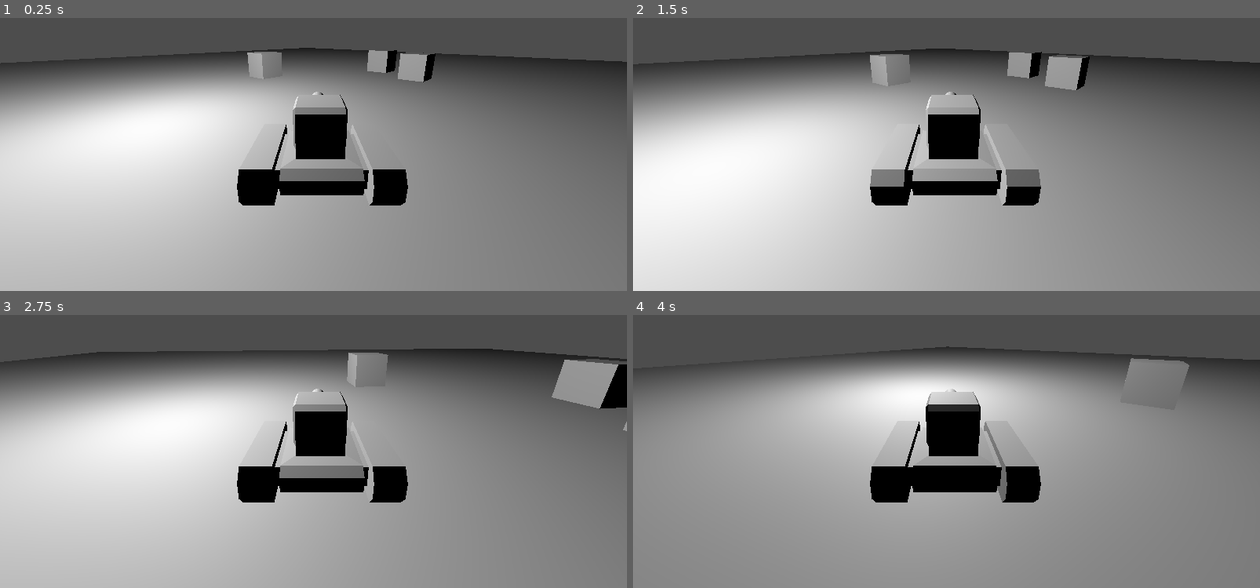
Above: before the commit, frames 1-4 (two rows, left to right).
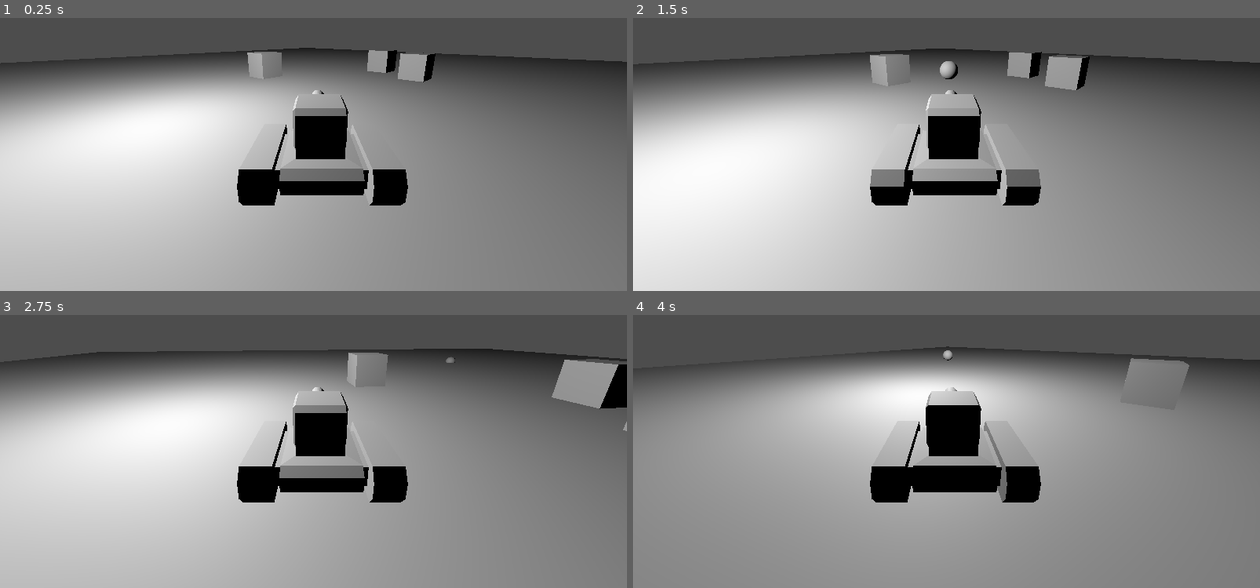
Above: after the commit, the same moments.

Repository: HelmetBugg/BioTankRebuilt
Game: Godot game, scene res://scene_directory/test_level.tscn
Same seed, same stepped clock (60 frames per second), same inputs: the game is played once before the commit and once after it.
Inputs:
- Up to frame 1 (0.25 s): no input
- Up to frame 2 (1.5 s): tap Enter at 0.5 s; hold W (Forward) from 0.53 s (still down); tap Space (Shoot, bound only after the commit) at 0.6, 1.35 s
- Up to frame 3 (2.75 s): release W (Forward) at 2.03 s; hold A (Left) from 2.03 s (still down); tap Space (Shoot, bound only after the commit) at 2.1 s
- Up to frame 4 (4 s): tap Space (Shoot, bound only after the commit) at 2.85, 3.6 s; release A (Left) at 3.53 s; hold S (Back) from 3.53 s (still down)

The runs differ from the first frame. In frame 1, 0.1% of the frame differs, in the area x 46-56%, y 26-49%; in frame 2, 0.2%; in frame 3, 0.1%; in frame 4, 0.3%, in the area x 46-56%, y 12-49%.

Commit message:
added shootin boolets

Diff:
--- /dev/null
+++ b/Bullet.gd
@@ -0,0 +1,24 @@
+extends Area3D
+
+signal exploded
+
+@export var speed = 40
+@export var localGravity = Vector3.DOWN * 0.5
+
+var velocity = Vector3.ZERO
+# Called when the node enters the scene tree for the first time.
+func _ready():
+	pass # Replace with function body.
+
+
+# Called every frame. 'delta' is the elapsed time since the previous frame.
+func _process(delta):
+	velocity += localGravity * delta
+	look_at(transform.origin + velocity.normalized(), Vector3.UP)
+	transform.origin += velocity * delta
+
+
+func _on_body_entered(body):
+	print("sploded")
+	emit_signal("exploded", transform.origin)
+	#wqueue_free()
--- a/project.godot
+++ b/project.godot
@@ -37,3 +37,8 @@
 "events": [Object(InputEventKey,"resource_local_to_scene":false,"resource_name":"","device":-1,"window_id":0,"alt_pressed":false,"shift_pressed":false,"ctrl_pressed":false,"meta_pressed":false,"pressed":false,"keycode":0,"physical_keycode":68,"key_label":0,"unicode":100,"echo":false,"script":null)
 ]
 }
+Shoot={
+"deadzone": 0.5,
+"events": [Object(InputEventKey,"resource_local_to_scene":false,"resource_name":"","device":-1,"window_id":0,"alt_pressed":false,"shift_pressed":false,"ctrl_pressed":false,"meta_pressed":false,"pressed":false,"keycode":0,"physical_keycode":32,"key_label":0,"unicode":32,"echo":false,"script":null)
+]
+}
--- /dev/null
+++ b/scene_directory/bullet.tscn
@@ -0,0 +1,18 @@
+[gd_scene load_steps=4 format=3 uid="uid://imr2gsjmwb5f"]
+
+[ext_resource type="Script" path="res://Bullet.gd" id="1_togki"]
+
+[sub_resource type="SphereMesh" id="SphereMesh_pv4jx"]
+
+[sub_resource type="SphereShape3D" id="SphereShape3D_syawh"]
+
+[node name="Bullet" type="Area3D"]
+script = ExtResource("1_togki")
+
+[node name="MeshInstance3D" type="MeshInstance3D" parent="."]
+mesh = SubResource("SphereMesh_pv4jx")
+
+[node name="CollisionShape3D" type="CollisionShape3D" parent="."]
+shape = SubResource("SphereShape3D_syawh")
+
+[connection signal="body_entered" from="." to="." method="_on_body_entered"]
--- a/scene_directory/player.gd
+++ b/scene_directory/player.gd
@@ -2,6 +2,7 @@
 const MOVEMENT_SPEED = 3.0
 const ROTATION_SPEED = 1.0
 const JUMP_VELOCITY = 4.5
+var bullet = preload("res://scene_directory/bullet.tscn")
 
 # Get the gravity from the project settings to be synced with RigidBody nodes.
 var gravity = ProjectSettings.get_setting("physics/3d/default_gravity")
@@ -22,3 +23,8 @@
 		rotate_y(-ROTATION_SPEED * delta)
 	elif Input.is_action_pressed("Left"):
 		rotate_y(ROTATION_SPEED * delta)
+	if Input.is_action_just_pressed("Shoot"):
+		var b = bullet.instantiate()
+		owner.add_child(b)
+		b.transform = $Base/top/Barrel.global_transform
+		b.velocity = -b.transform.basis.z * b.speed
--- a/scene_directory/player.tscn
+++ b/scene_directory/player.tscn
@@ -20,7 +20,11 @@
 mesh = ExtResource("2_glcav")
 
 [node name="top" type="MeshInstance3D" parent="Base"]
+transform = Transform3D(1, 2.52182e-09, 3.63869e-11, -2.52182e-09, 0.999584, 0.0288463, 3.63798e-11, -0.0288463, 0.999584, 0, 0, 0)
 mesh = ExtResource("3_hrh5a")
+
+[node name="Barrel" type="Marker3D" parent="Base/top"]
+transform = Transform3D(-1, 3.10862e-15, 8.74228e-08, 3.10081e-15, 1, 0, -8.74228e-08, 0, -1, -0.035825, 1.10135, 2.73756)
 
 [node name="Camera3D" type="Camera3D" parent="."]
 transform = Transform3D(1, 0, 0, 0, 0.9463, 0.32329, 0, -0.32329, 0.9463, 0, 2.97862, 5.02947)
